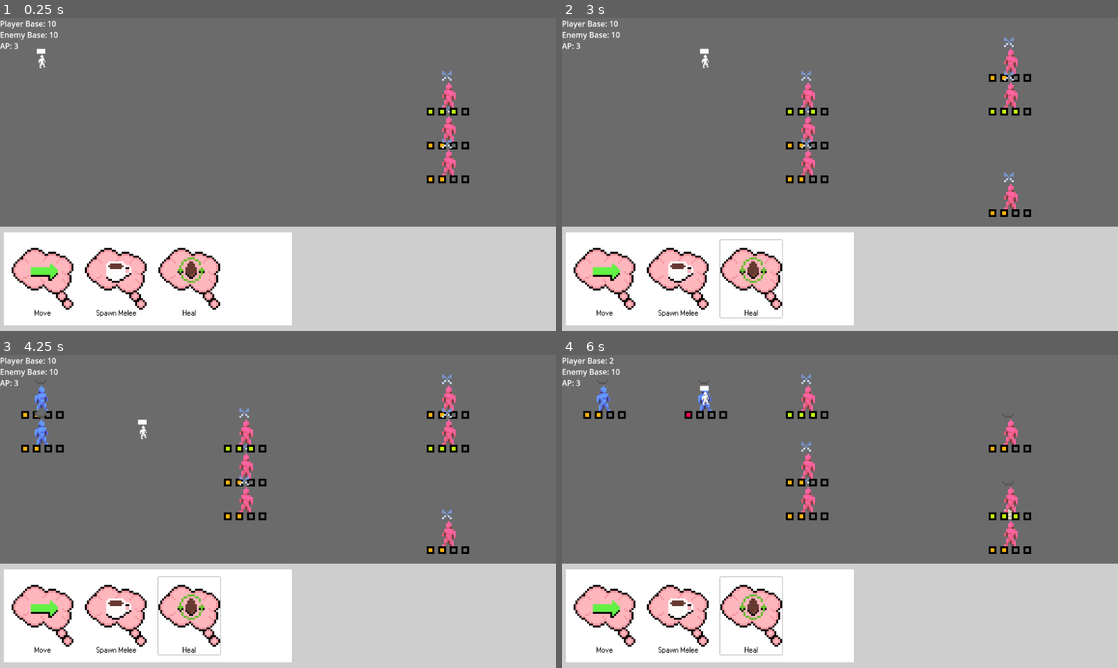
Above: before the commit, frames 1-4 (two rows, left to right).
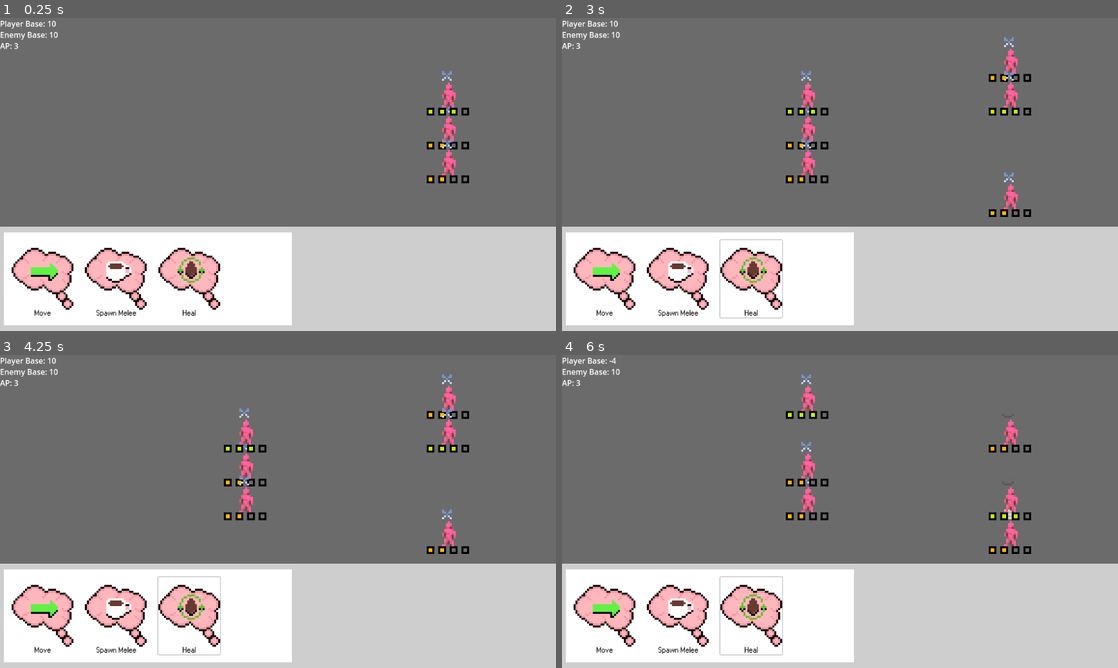
Above: after the commit, the same moments.

Repository: Jusbusy/game-off-2025
Game: Godot game, scene res://game.tscn
Same seed, same stepped clock (60 frames per second), same inputs: the game is played once before the commit and once after it. Before the commit the project starts from res://Scenes/game.tscn.
Inputs (mouse positions are in pixels of both pictures, inside the frame that each line leads up to):
- Up to frame 1 (0.25 s): no input
- Up to frame 2 (3 s): click "Move" at 0.5 s; click "Spawn Melee" at 1.25 s; click "Heal" at 2 s; tap Enter (end_turn) at 2.75, 2.85 s; move the mouse to (962, 158) at 2.77 s; hold D (move_right) from 2.78 s (still down)
- Up to frame 3 (4.25 s): tap Space (order_summon) at 3.05, 3.5, 3.6 s; move the mouse to (166, 527) at 3.52 s; release D (move_right) at 3.53 s; hold S (move_down) from 3.53 s (still down); click (166, 527) at 3.8 s
- Up to frame 4 (6 s): tap Enter (end_turn) at 4.25, 4.55, 5.1, 5.75 s; move the mouse to (895, 442) at 4.27 s; release S (move_down) at 4.28 s; hold D (move_right) 4.28-5.03 s; click (895, 442) at 4.35 s; tap Space (order_summon) at 5, 5.3, 5.85 s; move the mouse to (812, 574) at 5.02 s; hold W (move_up) 5.03-5.78 s; move the mouse to (1006, 558) at 5.77 s; hold A (move_left) from 5.78 s (still down)

The runs differ from the first frame. In frame 1, less than 0.1% of the frame differs, in the area x 6-9%, y 9-16%; in frame 2, less than 0.1%; in frame 3, 0.6%; in frame 4, 0.6%, in the area x 3-30%, y 0-21%.

Commit message:
Removed old code and assets + general cleanup
Removed:
- Player scene and script. Moved control of ending the turn to globals.gd.
- Unused unit.tscn
- Unused commented code

Changed:
- Renamed "Scenes" folder to "Units"
- Moved attack icons and unit sprites to a new "Sprites" folder.
- Modified code to reflect directory changes.
- Changed code which checks if a tile is in bounds of the grid to use a Rect2i in order to be more concise.

Diff:
--- a/Card Scripts/card.gd
+++ b/Card Scripts/card.gd
@@ -1,9 +1,5 @@
 @abstract
 class_name Card
-
-# card data: object, desc, cost
-# selections
-# handle effect when played
 
 var icon:
 	get:
@@ -21,13 +17,12 @@
 		return get_cost()
 func get_cost() -> int:
 	return 0
-#var selection_rules # [{area: ..., adjacents: ..., flags: }]
-var selection_rules: Array:
+
+var selection_rules: Array: # [{area: ..., adjacents: ..., flags: }]
 	get:
 		return get_selection_rules()
 func get_selection_rules() -> Array:
 	return []
-# Array of flags + text for selection (area select?)
 
 const SLCT_EMPTY = 1 << 0
 const SLCT_FRIEND = 1 << 1
@@ -83,8 +78,6 @@
 		for flag in rules["flags"]:
 			if flag & selected_flags == 0:
 				return false
-		#if rules["flags"] & selected_flags != rules["flags"]:
-			#return false
 
 	# Check if in valid adjacent tile
 	if rules.has("adjacents"):
--- a/Card Scripts/card_unit_melee.gd
+++ b/Card Scripts/card_unit_melee.gd
@@ -15,6 +15,6 @@
 func do_effect():
 	var spawn_pos = _curr_selections[0]
 
-	var unit_instance = load("res://Scenes/Friendlies/f_melee.tscn").instantiate()
+	var unit_instance = load("res://Units/Friendlies/f_melee.tscn").instantiate()
 	Global.get_tree().root.add_child(unit_instance)
 	unit_instance.init(spawn_pos)
--- a/Scenes/Enemies/e_melee.tscn
+++ /dev/null
@@ -1,25 +0,0 @@
-[gd_scene load_steps=5 format=3 uid="uid://b7kkijsv8bgvi"]
-
-[ext_resource type="Script" uid="uid://da1eoycqb3jxt" path="res://unit.gd" id="1_03khu"]
-[ext_resource type="Texture2D" uid="uid://cg57fanurxxfs" path="res://Enemy.png" id="3_s2sy8"]
-[ext_resource type="Texture2D" uid="uid://f16gwyyvytur" path="res://Attack Sprites/RockAttackIcon.png" id="4_711tl"]
-[ext_resource type="Texture2D" uid="uid://dlvarjgfoh5je" path="res://Health Bar Sprites/HealthBar4.png" id="5_t1q4n"]
-
-[node name="Unit" type="Node2D"]
-script = ExtResource("1_03khu")
-enemy = true
-
-[node name="MainSprite" type="Sprite2D" parent="."]
-texture_filter = 1
-scale = Vector2(4, 4)
-texture = ExtResource("3_s2sy8")
-
-[node name="AttackIcon" type="Sprite2D" parent="."]
-texture_filter = 1
-scale = Vector2(4, 4)
-texture = ExtResource("4_711tl")
-
-[node name="HealthBarSprite" type="Sprite2D" parent="."]
-texture_filter = 1
-scale = Vector2(4, 4)
-texture = ExtResource("5_t1q4n")
--- a/Scenes/Enemies/e_tank.tscn
+++ /dev/null
@@ -1,26 +0,0 @@
-[gd_scene load_steps=5 format=3 uid="uid://bs2tlgsf5vi2c"]
-
-[ext_resource type="Script" uid="uid://da1eoycqb3jxt" path="res://unit.gd" id="1_cj6di"]
-[ext_resource type="Texture2D" uid="uid://cg57fanurxxfs" path="res://Enemy.png" id="2_qp8nu"]
-[ext_resource type="Texture2D" uid="uid://f16gwyyvytur" path="res://Attack Sprites/RockAttackIcon.png" id="3_4g2sf"]
-[ext_resource type="Texture2D" uid="uid://dlvarjgfoh5je" path="res://Health Bar Sprites/HealthBar4.png" id="4_lp1u7"]
-
-[node name="Unit" type="Node2D"]
-script = ExtResource("1_cj6di")
-enemy = true
-max_health = 3
-
-[node name="MainSprite" type="Sprite2D" parent="."]
-texture_filter = 1
-scale = Vector2(4, 4)
-texture = ExtResource("2_qp8nu")
-
-[node name="AttackIcon" type="Sprite2D" parent="."]
-texture_filter = 1
-scale = Vector2(4, 4)
-texture = ExtResource("3_4g2sf")
-
-[node name="HealthBarSprite" type="Sprite2D" parent="."]
-texture_filter = 1
-scale = Vector2(4, 4)
-texture = ExtResource("4_lp1u7")
--- a/Scenes/Friendlies/f_melee.tscn
+++ /dev/null
@@ -1,24 +0,0 @@
-[gd_scene load_steps=5 format=3 uid="uid://be3sj3gckm8dw"]
-
-[ext_resource type="Script" uid="uid://da1eoycqb3jxt" path="res://unit.gd" id="1_5lr4p"]
-[ext_resource type="Texture2D" uid="uid://c2ck1svw21cin" path="res://Friendly.png" id="2_oy8wo"]
-[ext_resource type="Texture2D" uid="uid://f16gwyyvytur" path="res://Attack Sprites/RockAttackIcon.png" id="3_1de47"]
-[ext_resource type="Texture2D" uid="uid://dlvarjgfoh5je" path="res://Health Bar Sprites/HealthBar4.png" id="4_tvdqm"]
-
-[node name="Unit" type="Node2D"]
-script = ExtResource("1_5lr4p")
-
-[node name="MainSprite" type="Sprite2D" parent="."]
-texture_filter = 1
-scale = Vector2(4, 4)
-texture = ExtResource("2_oy8wo")
-
-[node name="AttackIcon" type="Sprite2D" parent="."]
-texture_filter = 1
-scale = Vector2(4, 4)
-texture = ExtResource("3_1de47")
-
-[node name="HealthBarSprite" type="Sprite2D" parent="."]
-texture_filter = 1
-scale = Vector2(4, 4)
-texture = ExtResource("4_tvdqm")
--- /dev/null
+++ b/Units/Enemies/e_melee.tscn
@@ -0,0 +1,25 @@
+[gd_scene load_steps=5 format=3 uid="uid://b7kkijsv8bgvi"]
+
+[ext_resource type="Script" uid="uid://da1eoycqb3jxt" path="res://unit.gd" id="1_xo38n"]
+[ext_resource type="Texture2D" uid="uid://cg57fanurxxfs" path="res://Sprites/Unit Sprites/Enemy.png" id="2_yuoie"]
+[ext_resource type="Texture2D" uid="uid://f16gwyyvytur" path="res://Sprites/Attack Sprites/RockAttackIcon.png" id="3_d5b6v"]
+[ext_resource type="Texture2D" uid="uid://dlvarjgfoh5je" path="res://Health Bar Sprites/HealthBar4.png" id="4_w7606"]
+
+[node name="Unit" type="Node2D"]
+script = ExtResource("1_xo38n")
+enemy = true
+
+[node name="MainSprite" type="Sprite2D" parent="."]
+texture_filter = 1
+scale = Vector2(4, 4)
+texture = ExtResource("2_yuoie")
+
+[node name="AttackIcon" type="Sprite2D" parent="."]
+texture_filter = 1
+scale = Vector2(4, 4)
+texture = ExtResource("3_d5b6v")
+
+[node name="HealthBarSprite" type="Sprite2D" parent="."]
+texture_filter = 1
+scale = Vector2(4, 4)
+texture = ExtResource("4_w7606")
--- /dev/null
+++ b/Units/Enemies/e_tank.tscn
@@ -0,0 +1,26 @@
+[gd_scene load_steps=5 format=3 uid="uid://bs2tlgsf5vi2c"]
+
+[ext_resource type="Script" uid="uid://da1eoycqb3jxt" path="res://unit.gd" id="1_j14ah"]
+[ext_resource type="Texture2D" uid="uid://cg57fanurxxfs" path="res://Sprites/Unit Sprites/Enemy.png" id="2_1sugd"]
+[ext_resource type="Texture2D" uid="uid://f16gwyyvytur" path="res://Sprites/Attack Sprites/RockAttackIcon.png" id="3_5kw6y"]
+[ext_resource type="Texture2D" uid="uid://dlvarjgfoh5je" path="res://Health Bar Sprites/HealthBar4.png" id="4_bsrau"]
+
+[node name="Unit" type="Node2D"]
+script = ExtResource("1_j14ah")
+enemy = true
+max_health = 3
+
+[node name="MainSprite" type="Sprite2D" parent="."]
+texture_filter = 1
+scale = Vector2(4, 4)
+texture = ExtResource("2_1sugd")
+
+[node name="AttackIcon" type="Sprite2D" parent="."]
+texture_filter = 1
+scale = Vector2(4, 4)
+texture = ExtResource("3_5kw6y")
+
+[node name="HealthBarSprite" type="Sprite2D" parent="."]
+texture_filter = 1
+scale = Vector2(4, 4)
+texture = ExtResource("4_bsrau")
--- /dev/null
+++ b/Units/Friendlies/f_melee.tscn
@@ -0,0 +1,24 @@
+[gd_scene load_steps=5 format=3 uid="uid://be3sj3gckm8dw"]
+
+[ext_resource type="Script" uid="uid://da1eoycqb3jxt" path="res://unit.gd" id="1_v634n"]
+[ext_resource type="Texture2D" uid="uid://c2ck1svw21cin" path="res://Sprites/Unit Sprites/Friendly.png" id="2_tcbs7"]
+[ext_resource type="Texture2D" uid="uid://f16gwyyvytur" path="res://Sprites/Attack Sprites/RockAttackIcon.png" id="3_t0inq"]
+[ext_resource type="Texture2D" uid="uid://dlvarjgfoh5je" path="res://Health Bar Sprites/HealthBar4.png" id="4_hsnt5"]
+
+[node name="Unit" type="Node2D"]
+script = ExtResource("1_v634n")
+
+[node name="MainSprite" type="Sprite2D" parent="."]
+texture_filter = 1
+scale = Vector2(4, 4)
+texture = ExtResource("2_tcbs7")
+
+[node name="AttackIcon" type="Sprite2D" parent="."]
+texture_filter = 1
+scale = Vector2(4, 4)
+texture = ExtResource("3_t0inq")
+
+[node name="HealthBarSprite" type="Sprite2D" parent="."]
+texture_filter = 1
+scale = Vector2(4, 4)
+texture = ExtResource("4_hsnt5")
--- a/Scenes/game.tscn
+++ b/game.tscn
@@ -1,13 +1,8 @@
-[gd_scene load_steps=3 format=3 uid="uid://bl34fs123yp3"]
+[gd_scene load_steps=2 format=3 uid="uid://bl34fs123yp3"]
 
-[ext_resource type="PackedScene" uid="uid://d0gtwpl0brl74" path="res://player.tscn" id="2_qxrlw"]
-[ext_resource type="PackedScene" uid="uid://bjie4tlcbrgxb" path="res://UI/game_ui.tscn" id="2_wrm1d"]
+[ext_resource type="PackedScene" uid="uid://bjie4tlcbrgxb" path="res://UI/game_ui.tscn" id="1_80nbo"]
 
 [node name="Game" type="Node2D"]
-
-[node name="Player" parent="." instance=ExtResource("2_qxrlw")]
-z_index = 1
-position = Vector2(278, 350)
 
 [node name="CanvasLayer" type="CanvasLayer" parent="."]
 layer = -1
--- a/globals.gd
+++ b/globals.gd
@@ -2,7 +2,6 @@
 
 var rng = RandomNumberGenerator.new()
 
-const unit = preload("res://Scenes/Friendlies/f_melee.tscn")
 const card_button = preload("res://UI/CardButton.tscn")
 
 var player_base_health_label:
@@ -96,7 +95,7 @@
 				if spawn_y == null:
 					continue
 
-				var unit_res = load("res://Scenes/Enemies/" + spawn[0] + ".tscn")
+				var unit_res = load("res://Units/Enemies/" + spawn[0] + ".tscn")
 				var unit_instance = unit_res.instantiate()
 				get_tree().root.add_child.call_deferred(unit_instance)
 				unit_instance.init(Vector2i(grid_size.x - 1, spawn_y))
@@ -106,7 +105,7 @@
 			turn_phase = TurnPhase.CARD
 
 		TurnPhase.CARD: # Handle player cards
-			if !turn_ended:
+			if !Input.is_action_just_pressed("end_turn"):
 				if selected_card == -1:
 					if Input.is_action_just_pressed("select_card_1") && hand.size() >= 1:
 						selected_card = 0
@@ -122,9 +121,6 @@
 							var elem = grid[select.x][select.y]
 							if elem && !elem.enemy && use_ap(1):
 								elem.change_attack()
-							#if check_selection(_select_id, select):
-								#_curr_selections.append(select)
-								#_select_id += 1
 						return
 
 				var card = deck[hand[selected_card]]
--- a/grid_element.gd
+++ b/grid_element.gd
@@ -15,7 +15,7 @@
 	grid_pos = pos
 
 func move(target_pos : Vector2i):
-	if target_pos.x < 0 || target_pos.y < 0 || target_pos.x >= Global.grid_size.x || target_pos.y >= Global.grid_size.y:
+	if !Rect2i(Vector2i.ZERO, Global.grid_size).has_point(target_pos):
 		print("OOB Move Occurred")
 		return
 
@@ -27,6 +27,6 @@
 
 func get_local(local_pos : Vector2i):
 	var target_pos = grid_pos + local_pos
-	if target_pos.x < 0 || target_pos.y < 0 || target_pos.x >= Global.grid_size.x || target_pos.y >= Global.grid_size.y:
-		return null
-	return Global.grid[target_pos.x][target_pos.y]
+	if Rect2i(Vector2i.ZERO, Global.grid_size).has_point(target_pos):
+		return Global.grid[target_pos.x][target_pos.y]
+	return null
--- a/player.gd
+++ /dev/null
@@ -1,37 +0,0 @@
-extends GridElement
-
-func _ready():
-	init(Vector2i(0, 0), true)
-
-func _process(_delta):
-	if Input.is_action_just_pressed("end_turn"):
-		Global.process_turn()
-
-	if Input.is_action_just_pressed("move_left"):
-		move(grid_pos + Vector2i(-1, 0))
-	if Input.is_action_just_pressed("move_right"):
-		move(grid_pos + Vector2i(1, 0))
-	if Input.is_action_just_pressed("move_up"):
-		move(grid_pos + Vector2i(0, -1))
-	if Input.is_action_just_pressed("move_down"):
-		move(grid_pos + Vector2i(0, 1))
-
-	if Input.is_action_just_pressed("order_summon"):
-		if Global.grid[0][grid_pos.y]:
-			print("Summon position is occupied")
-		else:
-			var unit_instance = Global.unit.instantiate()
-			get_tree().root.add_child(unit_instance)
-			unit_instance.init(Vector2i(0, grid_pos.y))
-
-func call_on_interactable(_func):
-	var pos = Vector2i(0, 1)
-	for i in range(4):
-		var elem = get_local(pos)
-		if elem && !elem.is_enemy:
-			_func.call(elem)
-		pos = Vector2i(-pos.y, pos.x) # rotate pos 90deg CW
-
-	var _elem = get_local(Vector2i.ZERO)
-	if _elem && !_elem.is_enemy:
-		_func.call(_elem)
--- a/player.tscn
+++ /dev/null
@@ -1,12 +0,0 @@
-[gd_scene load_steps=3 format=3 uid="uid://d0gtwpl0brl74"]
-
-[ext_resource type="Script" uid="uid://djgx0xcwq1812" path="res://player.gd" id="1_4flbx"]
-[ext_resource type="Texture2D" uid="uid://m111nq3uuptd" path="res://Flagbearer.png" id="2_onrkg"]
-
-[node name="Player" type="Node2D"]
-script = ExtResource("1_4flbx")
-
-[node name="Sprite2D" type="Sprite2D" parent="."]
-texture_filter = 1
-scale = Vector2(2, 2)
-texture = ExtResource("2_onrkg")
--- a/unit.gd
+++ b/unit.gd
@@ -42,9 +42,9 @@
 enum State {ADVANCE, LANE_UP, LANE_DOWN}
 var state = State.ADVANCE
 
-const rock_icon = preload("res://Attack Sprites/RockAttackIcon.png")
-const paper_icon = preload("res://Attack Sprites/PaperAttackIcon.png")
-const scissors_icon = preload("res://Attack Sprites/ScissorsAttackIcon.png")
+const rock_icon = preload("res://Sprites/Attack Sprites/RockAttackIcon.png")
+const paper_icon = preload("res://Sprites/Attack Sprites/PaperAttackIcon.png")
+const scissors_icon = preload("res://Sprites/Attack Sprites/ScissorsAttackIcon.png")
 
 const health_bar_1 = preload("res://Health Bar Sprites/HealthBar1.png")
 const health_bar_2 = preload("res://Health Bar Sprites/HealthBar2.png")
--- a/unit.tscn
+++ /dev/null
@@ -1,27 +0,0 @@
-[gd_scene load_steps=6 format=3 uid="uid://270pg2n2u7ud"]
-
-[ext_resource type="Script" uid="uid://da1eoycqb3jxt" path="res://unit.gd" id="1_btf8p"]
-[ext_resource type="Texture2D" uid="uid://f16gwyyvytur" path="res://Attack Sprites/RockAttackIcon.png" id="2_ctwoc"]
-[ext_resource type="Texture2D" uid="uid://c2ck1svw21cin" path="res://Friendly.png" id="2_davkp"]
-[ext_resource type="Texture2D" uid="uid://cg57fanurxxfs" path="res://Enemy.png" id="3_5wnup"]
-[ext_resource type="Texture2D" uid="uid://dlvarjgfoh5je" path="res://Health Bar Sprites/HealthBar4.png" id="5_1sk4h"]
-
-[node name="Unit" type="Node2D"]
-script = ExtResource("1_btf8p")
-friendly_sprite = ExtResource("2_davkp")
-enemy_sprite = ExtResource("3_5wnup")
-
-[node name="MainSprite" type="Sprite2D" parent="."]
-texture_filter = 1
-scale = Vector2(4, 4)
-texture = ExtResource("2_davkp")
-
-[node name="AttackIcon" type="Sprite2D" parent="."]
-texture_filter = 1
-scale = Vector2(4, 4)
-texture = ExtResource("2_ctwoc")
-
-[node name="HealthBarSprite" type="Sprite2D" parent="."]
-texture_filter = 1
-scale = Vector2(4, 4)
-texture = ExtResource("5_1sk4h")
Renamed: Attack Sprites/PaperAttackIcon.png -> Sprites/Attack Sprites/PaperAttackIcon.png
Not shown, changed: Sprites/Attack Sprites/PaperAttackIcon.png.import
Renamed: Attack Sprites/RockAttackIcon.png -> Sprites/Attack Sprites/RockAttackIcon.png
Not shown, changed: Sprites/Attack Sprites/RockAttackIcon.png.import
Renamed: Attack Sprites/ScissorsAttackIcon.png -> Sprites/Attack Sprites/ScissorsAttackIcon.png
Not shown, changed: Sprites/Attack Sprites/ScissorsAttackIcon.png.import
Renamed: Enemy.png -> Sprites/Unit Sprites/Enemy.png
Not shown, changed: Sprites/Unit Sprites/Enemy.png.import
Renamed: Flagbearer.png -> Sprites/Unit Sprites/Flagbearer.png
Not shown, changed: Sprites/Unit Sprites/Flagbearer.png.import
Renamed: Friendly.png -> Sprites/Unit Sprites/Friendly.png
Not shown, changed: Sprites/Unit Sprites/Friendly.png.import
(and 2 more such lines)
